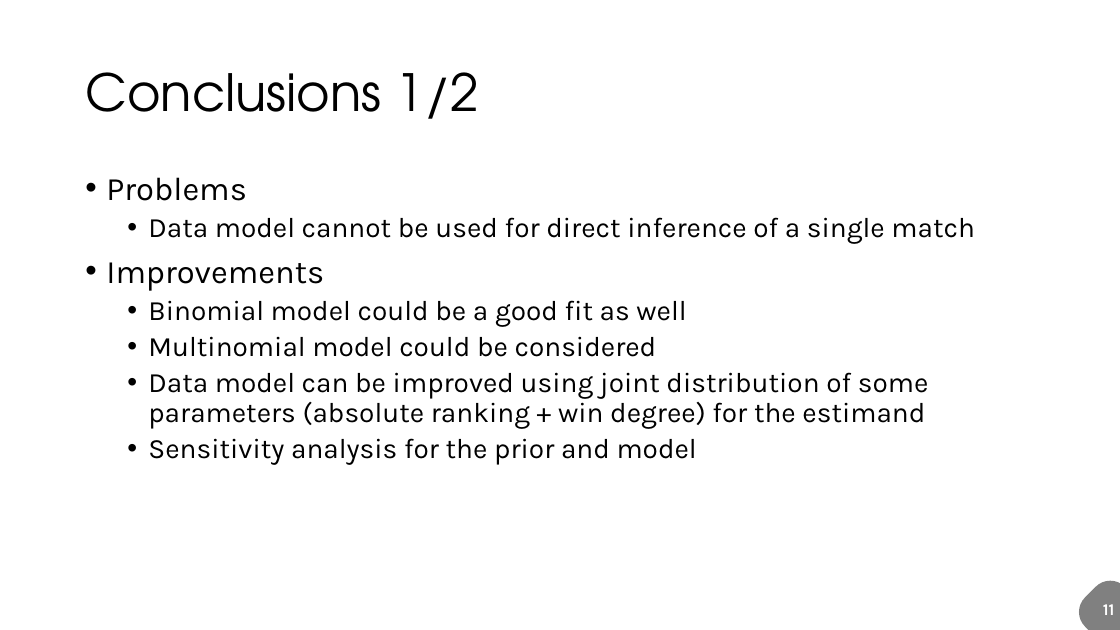
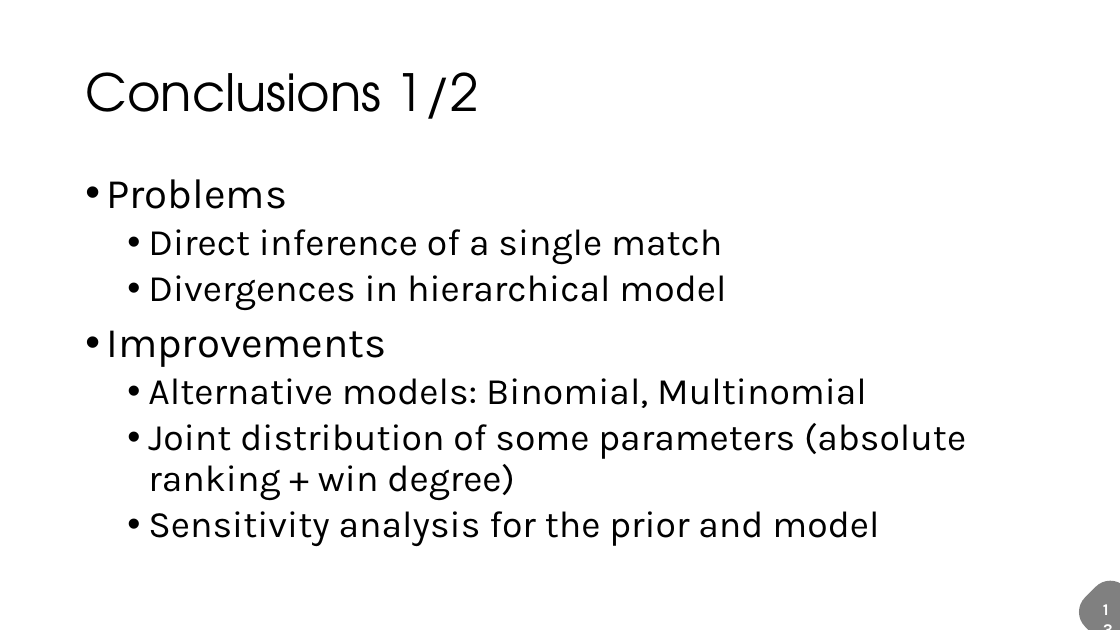
Before and after one commit to fuksi/bda_project_2018, a slide deck: slide 14 of BWF_presentation.pptx (slide 12 before the commit). Drawn at 1120x630 pixels with LibreOffice and Linux fonts; fonts in the diff are those of the drawing. Boxes give left, top, right and bottom in pixels: in the first picture for what was removed or moved away, otherwise in the second. Text is boxed around its words. In the diff, an @@ line names an element or a change of style, - is before the commit and + after.

```diff
--- a/BWF_presentation.pptx
+++ b/BWF_presentation.pptx
@@ text at (106, 179, 879, 546): size 28 to 36 pt in "Problems", "Improvements"; size 24 to 32 pt in "Sensitivity analysis for the prior and model" @@
@@ text at (148, 229, 726, 310): text changed; size 24 to 32 pt @@
-  • Data model cannot be used for direct inference of a single match
+  • Direct inference of a single match
+  • Divergences in hierarchical model
@@ text at (148, 378, 966, 501): text changed; size 24 to 32 pt @@
-  • Binomial model could be a good fit as well
-  • Multinomial model could be considered
-  • Data model can be improved using joint distribution of some parameters (absolute ranking + win degree) for the estimand
+  • Alternative models: Binomial, Multinomial
+  • Joint distribution of some parameters (absolute ranking + win degree)
@@ text at (1103, 604, 1115, 615): text changed @@
-11
+13
```
Also in this commit, not shown: 11 other slides changed, 2 slides added, 1 other file.
